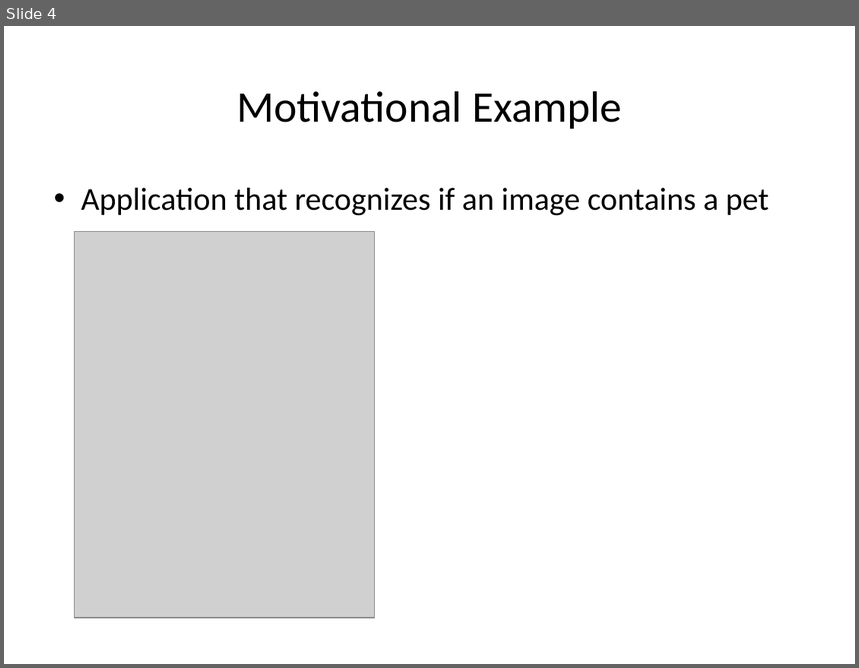
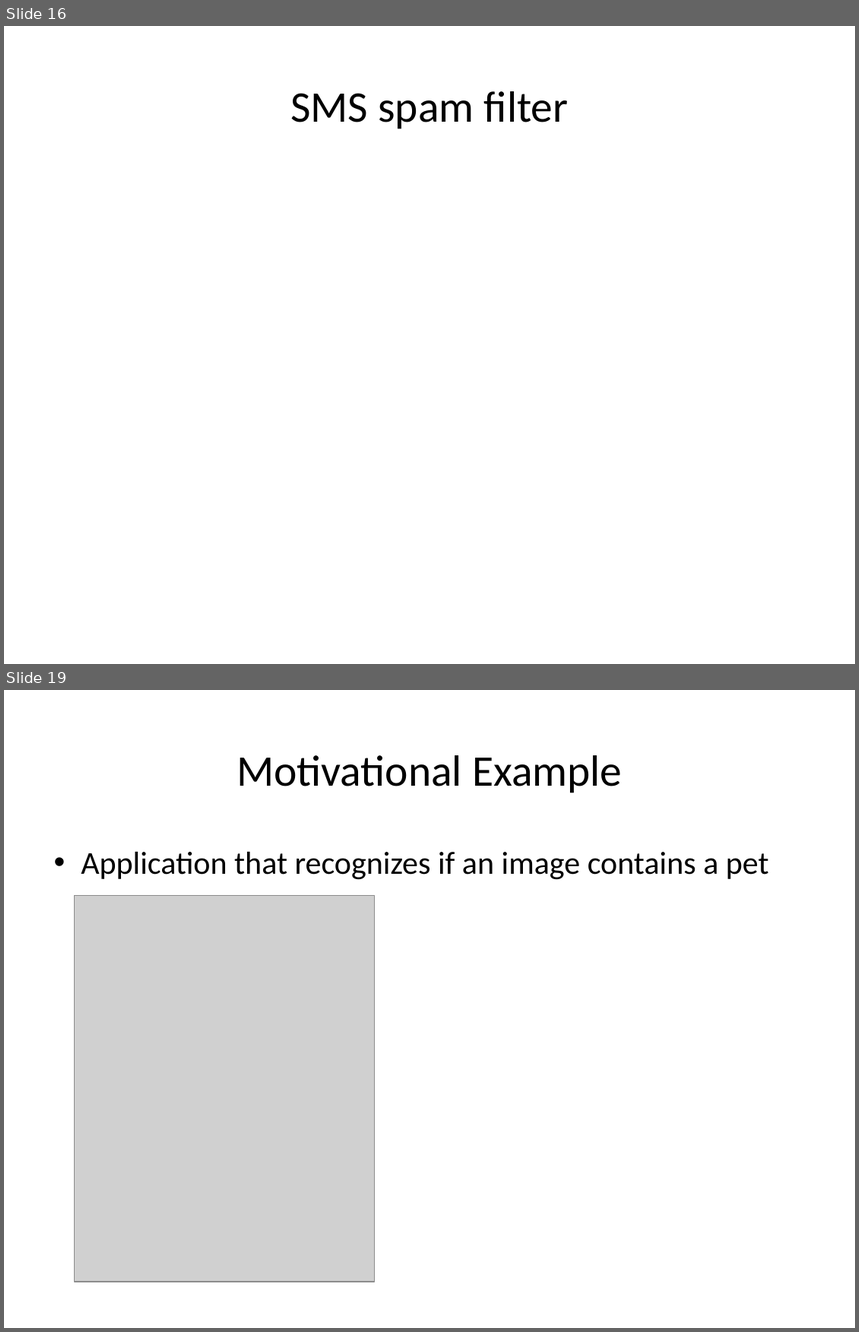
Before and after one commit to dtemraz/machine-learning, a slide deck: src/main/resources/nn.pptx. Shown one above the other, each under a label of ours: slide 4 before the commit, slides 16 and 19 after it; the slides between them are not shown. The pictures are 859x668 and 859x1332 pixels, drawn with LibreOffice and Linux fonts; fonts in the diff are those of the drawing; grey boxes stand for pictures; background and template pictures are left out. Boxes give left, top, right and bottom in pixels: in the first picture for what was removed or moved away, otherwise in the second. Text is boxed around its words. In the diff, an @@ line names an element or a change of style, - is before the commit and + after.

```diff
--- a/src/main/resources/nn.pptx
+++ b/src/main/resources/nn.pptx
@@ slide 16 added at [4, 26, 855, 664], background picture (left out) @@
@@ title added at [291, 91, 569, 129], 37 pt, text #000000 @@
+SMS spam filter
@@ what was slide 4 is now slide 19 @@
```
Also in this commit, not shown: 5 slides changed, 14 other slides added, 39 other files.
